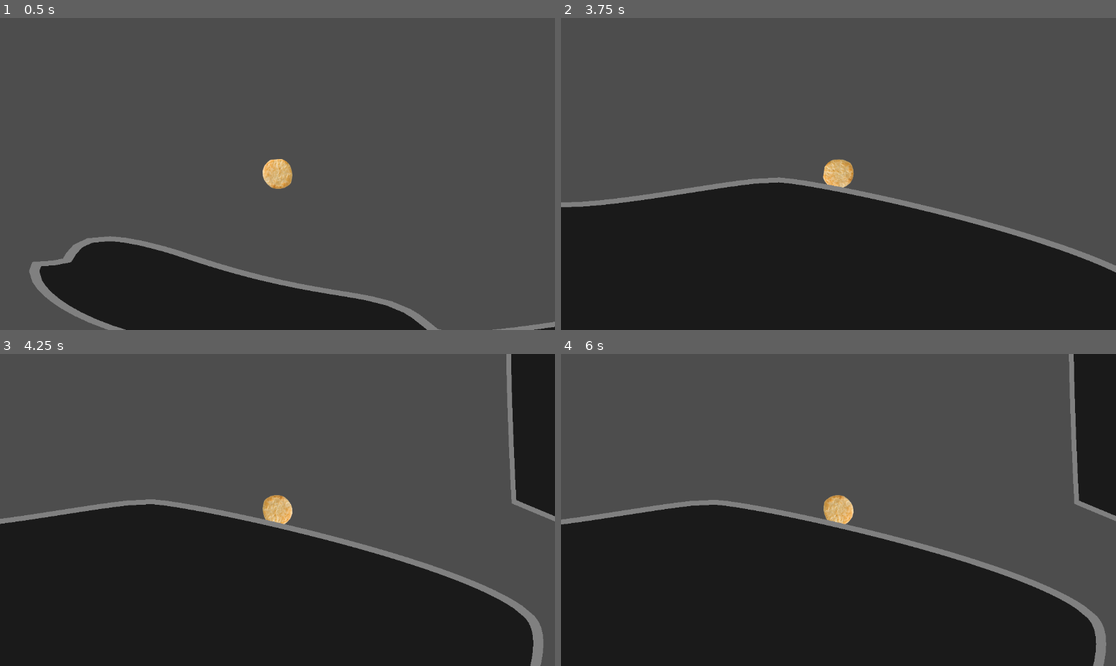
Above: before the commit, frames 1-4 (two rows, left to right).
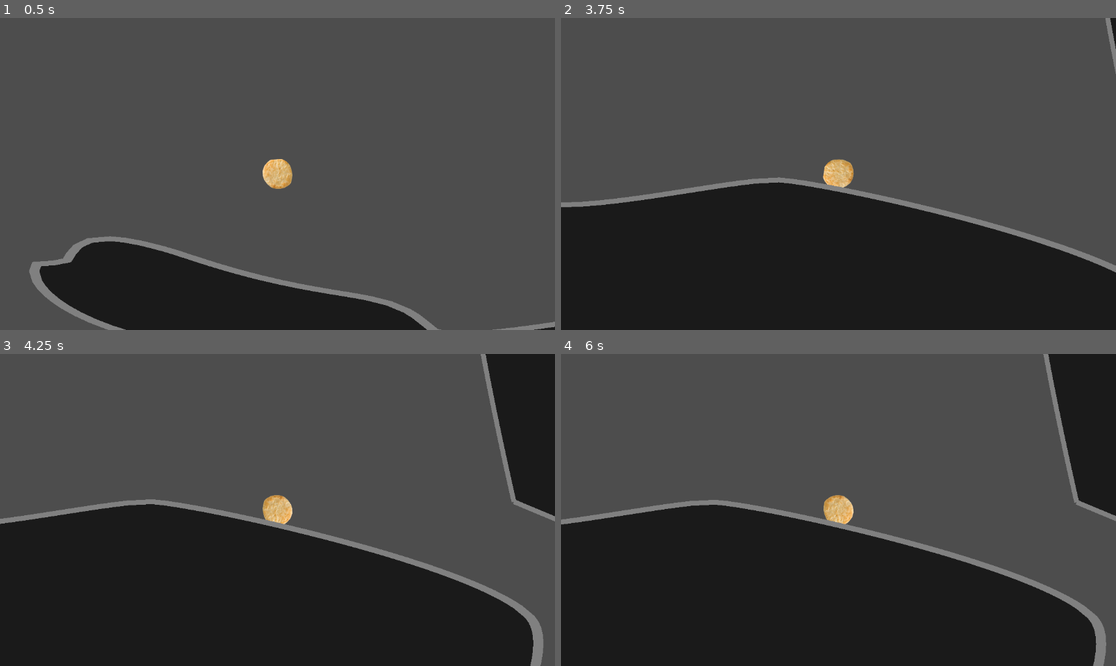
Above: after the commit, the same moments.

Repository: BVSokolov/BrackeysGameJam2025.2
Game: Godot game, scene res://src/scenes/SonicGreyBox.tscn
Two runs of this game, one before a commit and one after it. Both use one fixed random seed, a clock stepped at 60 frames per second and the inputs below. This scene is started directly instead of the project's main scene.
Inputs:
- Up to frame 1 (0.5 s): no input
- Up to frame 2 (3.75 s): hold Right (ui_right) 0.53-1.28 s; hold Left (ui_left) 1.28-2.03 s; hold Right (ui_right) 2.03-3.53 s; hold Left (ui_left) from 3.53 s (still down)
- Up to frame 3 (4.25 s): keep holding Left (ui_left)
- Up to frame 4 (6 s): release Left (ui_left) at 5.78 s; hold Right (ui_right) from 5.78 s (still down)

Frame 1 is identical in both runs. In frame 2, 0.2% of the frame differs, in the area x 98-100%, y 0-18%; in frame 3, 1.5%; in frame 4, 1.5%, in the area x 86-94%, y 0-49%.

Commit message:
Add some fixes to the terrain node code

Diff:
--- a/src/scenes/CurvedTerrainNode/curved_terrain_node.gd
+++ b/src/scenes/CurvedTerrainNode/curved_terrain_node.gd
@@ -36,7 +36,6 @@
   add_child(collisionStaticBody)
   collisionPolygon2d = CollisionPolygon2D.new()
   collisionStaticBody.add_child(collisionPolygon2d)
-  texture_filter = textureFilter
   _generate_terrain()
 
 func _process(dt: float) -> void:
@@ -60,16 +59,20 @@
   # Workaround you effectively cannot join the start and endpoints of aline
   # Instead overlapp the line where the joining would have occured
   if points.size() > 1:
-    points.append(points[1])
+    points.append(points[0])
 
   polygon2d.polygon = points
   polygon2d.texture = centerTexture
+  polygon2d.texture_filter = textureFilter
 
   line2d.points = points
   line2d.texture = edgeTexture
+  line2d.texture_filter = textureFilter
 
   # In order to have a valid collider we need more than 2 points
   if colliderPoints.size() > 2:
     collisionPolygon2d.polygon = colliderPoints
+  collisionPolygon2d.visible = visibleCollision
 
-  collisionPolygon2d.visible = visibleCollision
+  if Engine.is_editor_hint():
+    collisionPolygon2d.visible = visibleCollision
--- a/src/scenes/SonicGreyBox.tscn
+++ b/src/scenes/SonicGreyBox.tscn
@@ -15,7 +15,7 @@
 [sub_resource type="Curve2D" id="Curve2D_qi24e"]
 bake_interval = 30.0
 _data = {
-"points": PackedVector2Array(0, 0, 0, 0, 1555, 146, 0, 0, 0, …(448 unchanged characters)…  25.1074, -34.5227, -25.1074, 34.5227, 1554, -380, 0, 0, 0, 0, 1555, 146)
+"points": PackedVector2Array(0, 0, 0, 0, 1555, 146, 0, 0, 0, …(448 unchanged characters)…  25.1074, -34.5227, -25.1074, 34.5227, 1471, -362, 0, 0, 0, 0, 1555, 146)
 }
 point_count = 15
 
